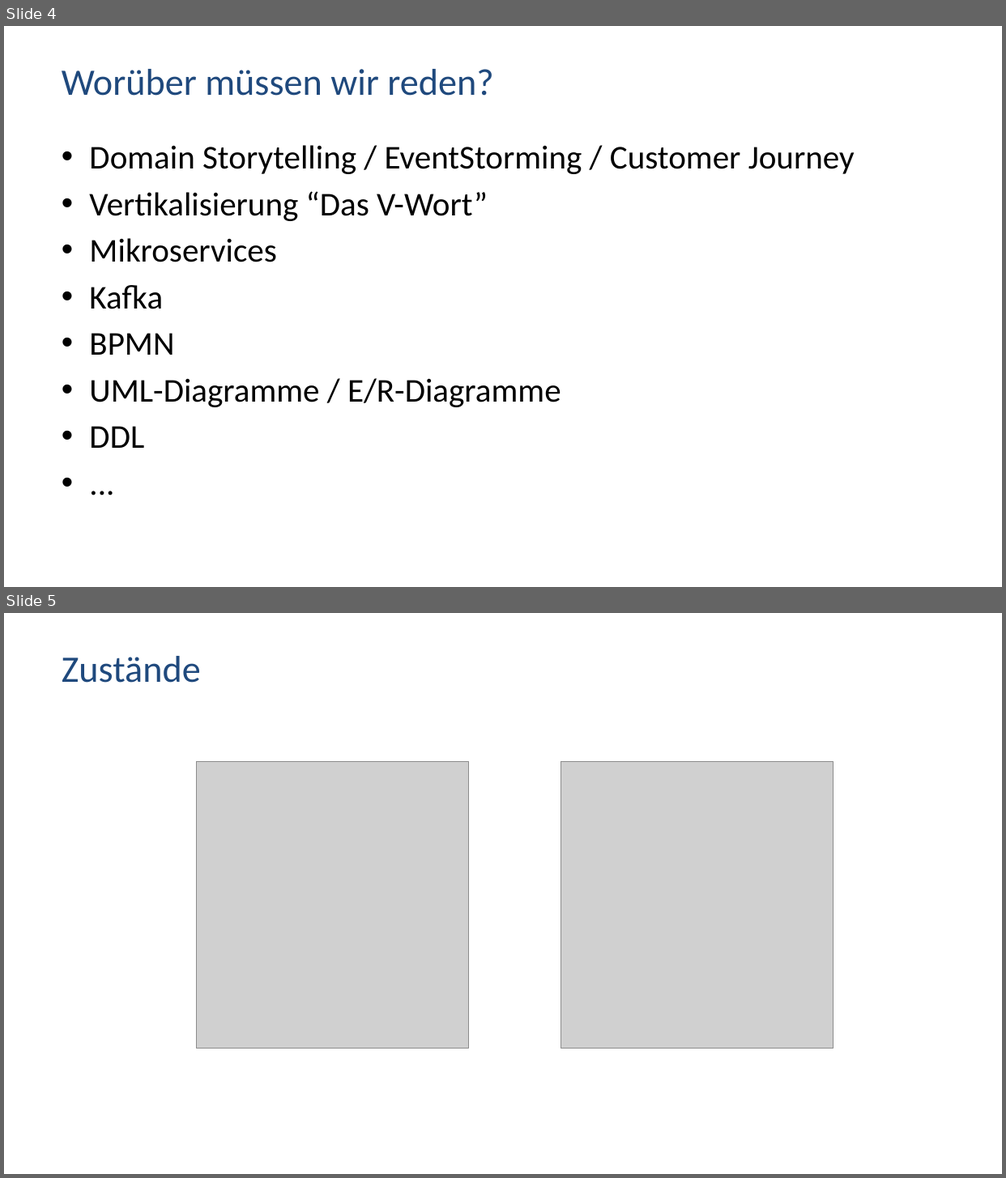
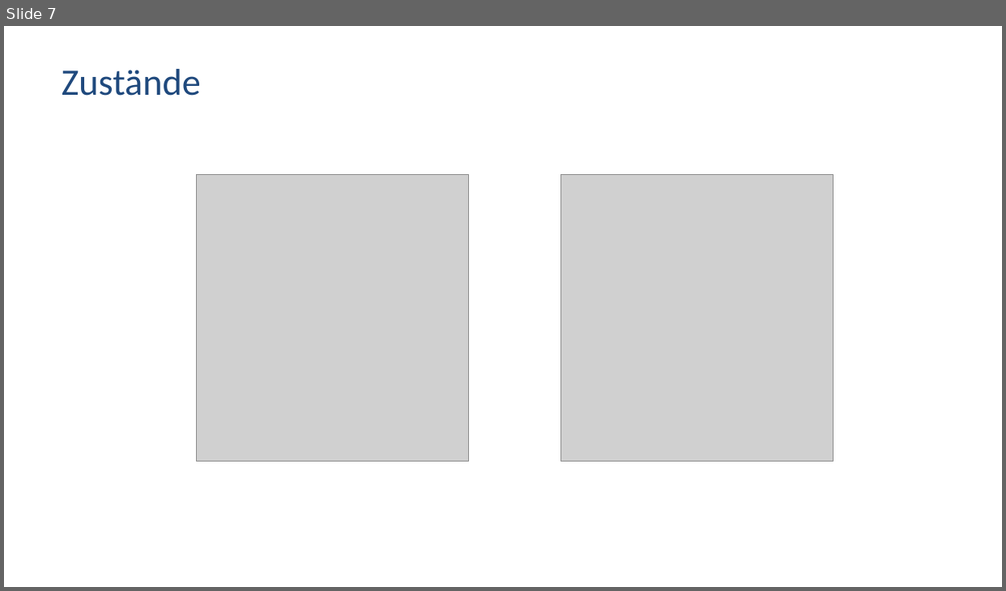
Before and after one commit to active-group/neuland-fachtag-2025, a slide deck: datenmodellierung.pptx. Shown one above the other, each under a label of ours: slides 4 and 5 before the commit, slide 7 after it. The pictures are 1006x1178 and 1006x591 pixels, drawn with LibreOffice and Linux fonts; fonts in the diff are those of the drawing; grey boxes stand for pictures. Boxes give left, top, right and bottom in pixels: in the first picture for what was removed or moved away, otherwise in the second. Text is boxed around its words. In the diff, an @@ line names an element or a change of style, - is before the commit and + after.

```diff
--- a/datenmodellierung.pptx
+++ b/datenmodellierung.pptx
@@ slide 4 removed at (x1=4, y1=26, x2=1002, y2=587), background #FFFFFF @@
@@ title removed at (x1=62, y1=69, x2=493, y2=96) @@
-Worüber müssen wir reden?
@@ text removed at (x1=89, y1=145, x2=854, y2=448) @@
-• Domain Storytelling / EventStorming / Customer Journey
-• Vertikalisierung “Das V-Wort”
-• Mikroservices
-• Kafka
-• BPMN
-• UML-Diagramme / E/R-Diagramme
-• DDL
-• ...
@@ what was slide 5 is now slide 7 @@
```
Also in this commit, not shown: 1 slide changed, 3 slides added.
